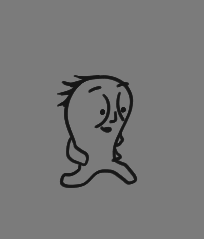
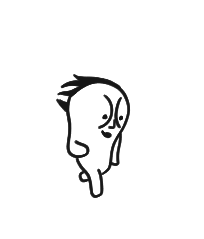
Before/after of a 204×239 layered artwork. What changed in the layer stack:
hid group "Group 1" (6 layers) over (45, 60, 152, 203)
showed group "Group 7" (6 layers) over (38, 54, 153, 218)
painted on "Layer 32" over (61, 79, 111, 95)
hid "Layer 2" over (0, 0, 204, 239)
